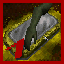
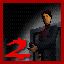
Revision of a layered 64 × 64 image; what changed, layer by layer:
showed "Layer 28" over left=5, top=38, right=31, bottom=59
hid "Layer 27" over left=5, top=38, right=24, bottom=59
added layer "Layer 62" above "Layer 61" over left=3, top=3, right=61, bottom=61
added layer "Layer 61" above "Layer 60" over left=3, top=3, right=61, bottom=61
added layer "Layer 60" above "Layer 59" over left=3, top=3, right=61, bottom=61
added layer "Layer 59" above "Layer 58" over left=3, top=3, right=61, bottom=61
added layer "Layer 58" above "Layer 57" over left=3, top=3, right=61, bottom=61
hid "Layer 30" over left=3, top=3, right=61, bottom=61
hid "Layer 26" over left=3, top=3, right=61, bottom=61
added layer "Layer 34" above "Layer 19" over left=3, top=3, right=61, bottom=61
